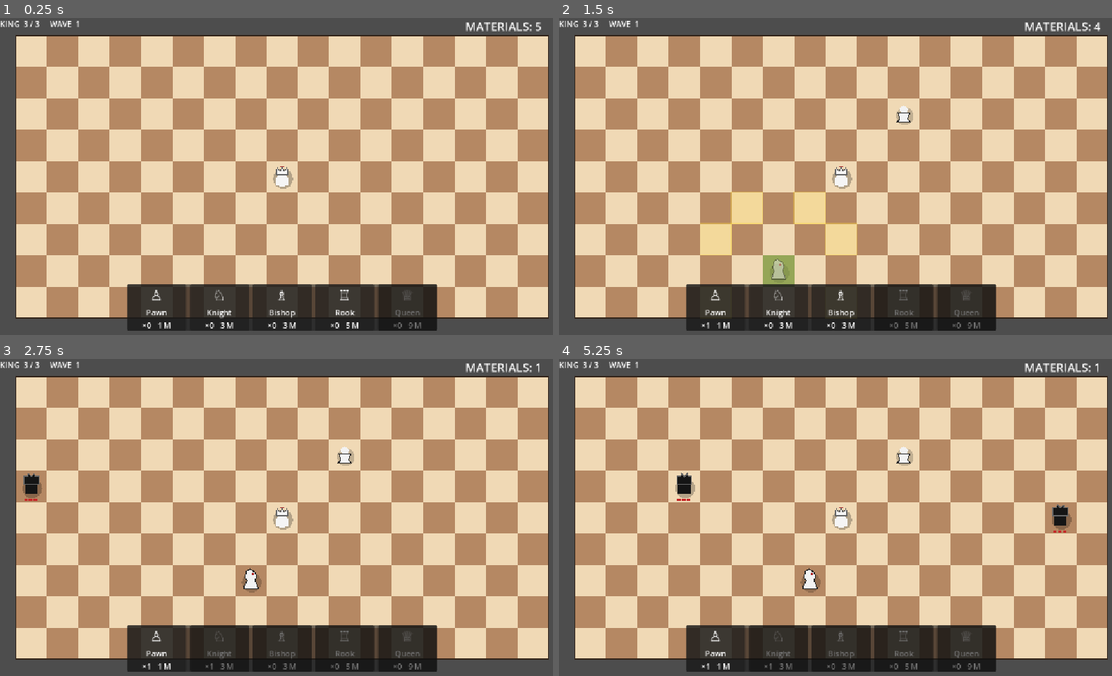
Above: before the commit, frames 1-4 (two rows, left to right).
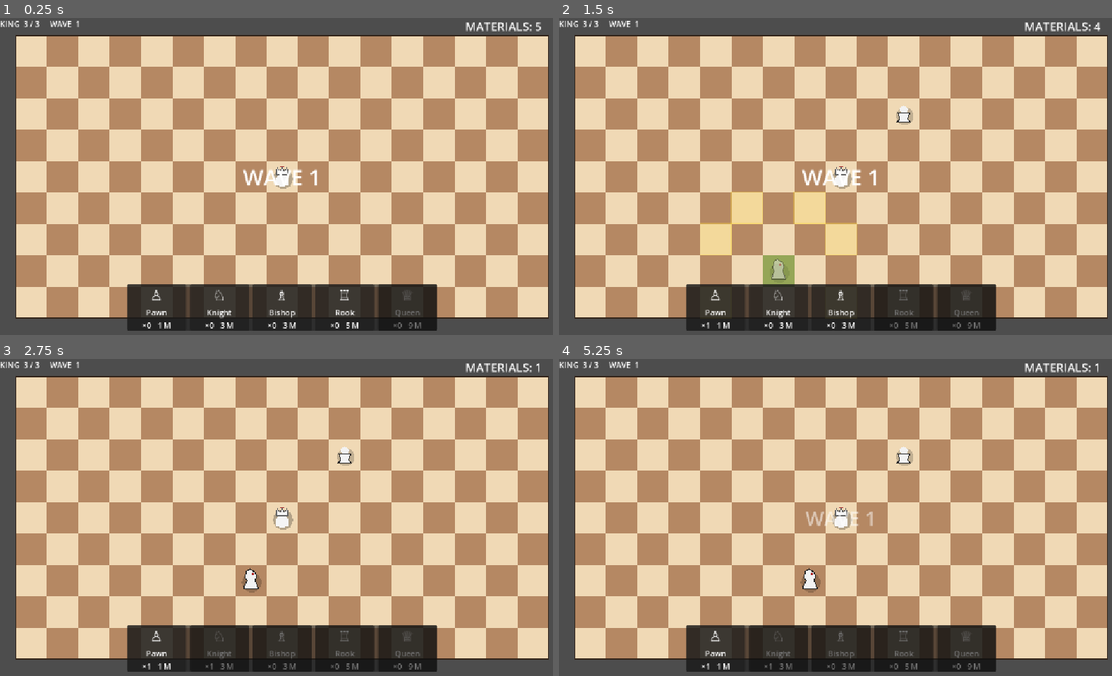
Above: after the commit, the same moments.

Repository: ellen-ying/chess_kingdom_defense
Game: Godot game, scene res://scenes/main.tscn
Two runs of this game, one before a commit and one after it. Both use one fixed random seed, a clock stepped at 60 frames per second and the inputs below.
Inputs (mouse positions are in pixels of both pictures, inside the frame that each line leads up to):
- Up to frame 1 (0.25 s): no input
- Up to frame 2 (1.5 s): tap Enter at 0.5 s; drag from (713, 306) to (896, 106) at 0.52 s; drag from (780, 306) to (813, 239) at 1.27 s
- Up to frame 3 (2.75 s): move the mouse to (282, 647) at 2.02 s; hold Q (queen) from 2.03 s (still down); click (282, 647) at 2.17 s; tap R (rook) at 2.3 s
- Up to frame 4 (5.25 s): release Q (queen) at 2.75 s; tap Space at 2.75, 5 s; drag from (901, 647) to (669, 469) at 2.77 s; tap Enter at 3.5 s; drag from (968, 647) to (868, 517) at 3.52 s; drag from (669, 469) to (758, 438) at 4.27 s; move the mouse to (868, 517) at 5.02 s; hold B (bishop) from 5.03 s (still down); tap C at 5.1 s; click (868, 517) at 5.17 s

The runs differ from the first frame. In frame 1, 0.3% of the frame differs, in the area x 43-58%, y 47-53%; in frame 2, 0.3%; in frame 3, 0.2%; in frame 4, 0.7%, in the area x 21-93%, y 35-55%.

Commit message:
Implement the wave system

Diff:
--- /dev/null
+++ b/resources/wave_1.tres
@@ -0,0 +1,8 @@
+[gd_resource type="Resource" script_class="WaveConfig" format=3 uid="uid://dmleyt60c60mm"]
+
+[ext_resource type="Script" uid="uid://djrrmuvj6ifoi" path="res://scripts/wave_config.gd" id="1_bkq04"]
+
+[resource]
+script = ExtResource("1_bkq04")
+spawn_interval = 5.0
+metadata/_custom_type_script = "uid://djrrmuvj6ifoi"
--- /dev/null
+++ b/resources/wave_2.tres
@@ -0,0 +1,9 @@
+[gd_resource type="Resource" script_class="WaveConfig" format=3 uid="uid://b3de2bxq4uoid"]
+
+[ext_resource type="Script" uid="uid://djrrmuvj6ifoi" path="res://scripts/wave_config.gd" id="1_d2gni"]
+
+[resource]
+script = ExtResource("1_d2gni")
+spawn_interval = 3.0
+shadow_knight = true
+metadata/_custom_type_script = "uid://djrrmuvj6ifoi"
--- /dev/null
+++ b/resources/wave_3.tres
@@ -0,0 +1,10 @@
+[gd_resource type="Resource" script_class="WaveConfig" format=3 uid="uid://duu16xkk3llb4"]
+
+[ext_resource type="Script" uid="uid://djrrmuvj6ifoi" path="res://scripts/wave_config.gd" id="1_f2cr2"]
+
+[resource]
+script = ExtResource("1_f2cr2")
+duration = 40.0
+shadow_knight = true
+shadow_bishop = true
+metadata/_custom_type_script = "uid://djrrmuvj6ifoi"
--- /dev/null
+++ b/resources/wave_4.tres
@@ -0,0 +1,11 @@
+[gd_resource type="Resource" script_class="WaveConfig" format=3 uid="uid://66u1b2tpl3c7"]
+
+[ext_resource type="Script" uid="uid://djrrmuvj6ifoi" path="res://scripts/wave_config.gd" id="1_vt6cp"]
+
+[resource]
+script = ExtResource("1_vt6cp")
+duration = 50.0
+shadow_knight = true
+shadow_bishop = true
+shadow_rook = true
+metadata/_custom_type_script = "uid://djrrmuvj6ifoi"
--- /dev/null
+++ b/resources/wave_5.tres
@@ -0,0 +1,13 @@
+[gd_resource type="Resource" script_class="WaveConfig" format=3 uid="uid://d0ey0vwpkfdd6"]
+
+[ext_resource type="Script" uid="uid://djrrmuvj6ifoi" path="res://scripts/wave_config.gd" id="1_d4apa"]
+
+[resource]
+script = ExtResource("1_d4apa")
+duration = 60.0
+spawn_interval = 1.0
+shadow_knight = true
+shadow_bishop = true
+shadow_rook = true
+shadow_queen = true
+metadata/_custom_type_script = "uid://djrrmuvj6ifoi"
--- a/scenes/main.tscn
+++ b/scenes/main.tscn
@@ -6,8 +6,15 @@
 [ext_resource type="Script" uid="uid://dwe255c2k4w0s" path="res://scripts/piece_manager.gd" id="3_sugp2"]
 [ext_resource type="PackedScene" uid="uid://dg5axfkcycn7h" path="res://scenes/king.tscn" id="3_tipki"]
 [ext_resource type="PackedScene" uid="uid://dq3poopyh4me1" path="res://scenes/projectile.tscn" id="6_ya4ey"]
+[ext_resource type="Script" uid="uid://m5gefsfrc26d" path="res://scripts/wave_manager.gd" id="7_85g3d"]
 [ext_resource type="Script" uid="uid://bkg874dujg7s1" path="res://scripts/placement_controller.gd" id="7_o6xl0"]
+[ext_resource type="Script" uid="uid://djrrmuvj6ifoi" path="res://scripts/wave_config.gd" id="8_jkv2x"]
 [ext_resource type="PackedScene" uid="uid://c122gebecncm8" path="res://scenes/shop_ui.tscn" id="8_tipki"]
+[ext_resource type="Resource" uid="uid://dmleyt60c60mm" path="res://resources/wave_1.tres" id="9_jbj1t"]
+[ext_resource type="Resource" uid="uid://b3de2bxq4uoid" path="res://resources/wave_2.tres" id="10_muem4"]
+[ext_resource type="Resource" uid="uid://duu16xkk3llb4" path="res://resources/wave_3.tres" id="11_dp3eg"]
+[ext_resource type="Resource" uid="uid://66u1b2tpl3c7" path="res://resources/wave_4.tres" id="12_0ld40"]
+[ext_resource type="Resource" uid="uid://d0ey0vwpkfdd6" path="res://resources/wave_5.tres" id="13_gqmmt"]
 
 [node name="Main" type="Node2D" unique_id=1813833294]
 script = ExtResource("1_jyhfs")
@@ -34,6 +41,10 @@
 
 [node name="SpawnTimer" type="Timer" parent="EnemyManager" unique_id=396514157]
 wait_time = 2.0
+
+[node name="WaveManager" type="Node2D" parent="." unique_id=1919378932]
+script = ExtResource("7_85g3d")
+waves = Array[ExtResource("8_jkv2x")]([ExtResource("9_jbj1t"), ExtResource("10_muem4"), ExtResource("11_dp3eg"), ExtResource("12_0ld40"), ExtResource("13_gqmmt")])
 
 [node name="PlacementController" type="Node2D" parent="." unique_id=1792770738]
 script = ExtResource("7_o6xl0")
@@ -90,4 +101,24 @@
 grow_vertical = 2
 mouse_filter = 2
 
+[node name="WaveBanner" type="Label" parent="UILayer" unique_id=117336829]
+visible = false
+layout_mode = 1
+anchors_preset = 8
+anchor_left = 0.5
+anchor_top = 0.5
+anchor_right = 0.5
+anchor_bottom = 0.5
+offset_left = 476.0
+offset_top = 274.0
+offset_right = 636.0
+offset_bottom = 335.0
+grow_horizontal = 2
+grow_vertical = 2
+pivot_offset = Vector2(80, 30)
+theme_override_font_sizes/font_size = 44
+text = "WAVE 1"
+horizontal_alignment = 1
+vertical_alignment = 1
+
 [connection signal="timeout" from="EnemyManager/SpawnTimer" to="EnemyManager" method="_on_spawn_timer_timeout"]
--- a/scripts/enemy_manager.gd
+++ b/scripts/enemy_manager.gd
@@ -1,11 +1,13 @@
 extends Node2D
 
-const SHADOW_PAWN_SCENE := preload("res://scenes/shadow_pawn.tscn")
-const SHADOW_KNIGHT_SCENE := preload("res://scenes/shadow_knight.tscn")
-const SHADOW_BISHOP_SCENE := preload("res://scenes/shadow_bishop.tscn")
-const SHADOW_ROOK_SCENE := preload("res://scenes/shadow_rook.tscn")
-const SHADOW_QUEEN_SCENE := preload("res://scenes/shadow_queen.tscn")
-const SHADOW_KING_SCENE := preload("res://scenes/shadow_king.tscn")
+const ENEMY_SCENES: Dictionary = {
+	"Pawn": preload("res://scenes/shadow_pawn.tscn"),
+	"Knight": preload("res://scenes/shadow_knight.tscn"),
+	"Bishop": preload("res://scenes/shadow_bishop.tscn"),
+	"Rook": preload("res://scenes/shadow_rook.tscn"),
+	"Queen": preload("res://scenes/shadow_queen.tscn"),
+	"King": preload("res://scenes/shadow_king.tscn")
+}
 
 @onready var spawn_timer: Timer = $SpawnTimer
 
@@ -37,72 +39,24 @@
 		spawn_timer.start()
 
 
-func _on_spawn_timer_timeout() -> void:
-	if game == null or game.game_over:
-		return
+func spawn_enemy(type: String, game: Node) -> BaseEnemy:
+	if not ENEMY_SCENES.has(type):
+		return null
 
-	spawn_enemy()
+	var enemy: BaseEnemy = ENEMY_SCENES[type].instantiate()
 
+	game.enemies.add_child(enemy)
 
-func spawn_enemy() -> void:
-	var enemy_type = choose_enemy_type()
+	var spawn_cell = game.board.get_random_edge_cell()
 
-	if enemy_type == "None":
-		return
+	if type == "Bishop":
+		spawn_cell = (
+			game.board
+			.get_random_edge_cell_same_color(
+				game.king.current_cell
+			)
+		)
 
-	var spawn_cell : Vector2i
-	spawn_cell = board.get_random_edge_cell()
-
-	var enemy: BaseEnemy
-
-	match enemy_type:
-		"Pawn":
-			enemy = SHADOW_PAWN_SCENE.instantiate()
-			pawn_spawn_count += 1
-		"Knight":
-			enemy = SHADOW_KNIGHT_SCENE.instantiate()
-			knight_spawn_count += 1
-		"Bishop":
-			enemy = SHADOW_BISHOP_SCENE.instantiate()
-			bishop_spawn_count += 1
-			spawn_cell = board.get_random_edge_cell_same_color(game.king.current_cell)
-		"Rook":
-			enemy = SHADOW_ROOK_SCENE.instantiate()
-			rook_spawn_count += 1
-		"Queen":
-			enemy = SHADOW_QUEEN_SCENE.instantiate()
-			queen_spawn_count += 1
-		"King":
-			enemy = SHADOW_KING_SCENE.instantiate()
-			king_spawn_count += 1
-		_:
-			return
-
-	enemies_parent.add_child(enemy)
 	enemy.setup(game, spawn_cell)
 
-	spawned_count += 1
-
-	# Ten enemies per wave.
-	wave = int((spawned_count - 1) / 10) + 1
-
-	game.update_hud()
-
-func choose_enemy_type() -> String:
-	match game.test_enemy_mode:
-		"Pawn":
-			return "Pawn"
-		"Knight":
-			return "Knight"
-		"Bishop":
-			return "Bishop"
-		"Rook":
-			return "Rook"
-		"Queen":
-			return "Queen"
-		"King":
-			return "King"
-		"None":
-			return "None"
-
-	return "None"
+	return enemy
--- a/scripts/main.gd
+++ b/scripts/main.gd
@@ -20,6 +20,8 @@
 var lives := 3
 var game_over := false
 
+signal enemy_changed
+
 @onready var board = $Board
 @onready var king = $King
 
@@ -28,6 +30,7 @@
 
 @onready var piece_manager = $PieceManager
 @onready var enemy_manager = $EnemyManager
+@onready var wave_manager = $WaveManager
 @onready var piece_parent = $Pieces
 @onready var placement_controller = $PlacementController
 
@@ -36,6 +39,7 @@
 @onready var status_label: Label = $UILayer/StatusLabel
 @onready var currency_label: Label = $UILayer/CurrencyLabel
 @onready var game_over_label: Label = $UILayer/GameOverLabel
+@onready var wave_banner: Label = $UILayer/WaveBanner
 
 
 func _ready() -> void:
@@ -47,6 +51,7 @@
 	enemy_manager.setup(self, enemies, board)
 	placement_controller.setup(self, board, piece_parent)
 	shop_ui.setup(placement_controller)
+	wave_manager.setup(self, board, wave_banner)
 
 	CurrencyManager.currency_changed.connect(_on_currency_changed)
 
@@ -60,7 +65,7 @@
 func update_hud() -> void:
 	status_label.text = (
         "KING  %d / 3     WAVE  %d"
-		% [lives, enemy_manager.wave]
+		% [lives, wave_manager.current_wave_index + 1]
 	)
 
 
@@ -104,7 +109,11 @@
 
 func enemy_destroyed(enemy: Node) -> void:
 	if is_instance_valid(enemy):
+		if enemy.get_parent():
+			enemy.get_parent().remove_child(enemy)
 		enemy.queue_free()
+
+	enemy_changed.emit()
 
 
 func enemy_reached_king(enemy: Node) -> void:
@@ -114,8 +123,11 @@
 	lives -= 1
 
 	if is_instance_valid(enemy):
+		if enemy.get_parent():
+			enemy.get_parent().remove_child(enemy)
 		enemy.queue_free()
 
+	enemy_changed.emit()
 	update_hud()
 
 	if lives <= 0:
@@ -127,9 +139,6 @@
 
 	game_over_label.visible = true
 
-	# Stop spawning new enemies.
-	enemy_manager.spawn_timer.stop()
-
 	update_hud()
 
 func _on_currency_changed(new_amount: int) -> void:
@@ -137,3 +146,6 @@
 		"MATERIALS: %d"
 		% new_amount
 	)
+
+#func _notify_wave_enemy_change() -> void:
+	#wave_manager.notify_enemy_count_changed()
--- /dev/null
+++ b/scripts/wave_config.gd
@@ -0,0 +1,57 @@
+class_name WaveConfig
+extends Resource
+
+@export_category("Wave")
+
+@export var duration: float = 30.0
+@export var spawn_interval: float = 2.0
+
+
+@export_category("Available Enemies")
+
+@export var shadow_pawn: bool = true
+@export var shadow_knight: bool = false
+@export var shadow_bishop: bool = false
+@export var shadow_rook: bool = false
+@export var shadow_queen: bool = false
+@export var shadow_king: bool = false
+
+
+func configure_wave(
+	enabled_enemy_types: Array[String],
+	wave_duration: float,
+	universal_spawn_interval: float
+) -> void:
+	duration = wave_duration
+	spawn_interval = universal_spawn_interval
+
+	shadow_pawn = "Pawn" in enabled_enemy_types
+	shadow_knight = "Knight" in enabled_enemy_types
+	shadow_bishop = "Bishop" in enabled_enemy_types
+	shadow_rook = "Rook" in enabled_enemy_types
+	shadow_queen = "Queen" in enabled_enemy_types
+	shadow_king = "King" in enabled_enemy_types
+
+
+func get_available_enemy_types() -> Array[String]:
+	var result: Array[String] = []
+
+	if shadow_pawn:
+		result.append("Pawn")
+
+	if shadow_knight:
+		result.append("Knight")
+
+	if shadow_bishop:
+		result.append("Bishop")
+
+	if shadow_rook:
+		result.append("Rook")
+
+	if shadow_queen:
+		result.append("Queen")
+
+	if shadow_king:
+		result.append("King")
+
+	return result
--- /dev/null
+++ b/scripts/wave_manager.gd
@@ -0,0 +1,250 @@
+class_name WaveManager
+extends Node
+
+signal wave_started(wave_number: int)
+signal wave_spawning_finished(wave_number: int)
+signal all_enemies_cleared(wave_number: int)
+
+@export_category("Wave Configuration")
+
+@export var waves: Array[WaveConfig] = []
+
+@export_category("Debug")
+
+@export var debug_mode: bool = true
+@export_range(1, 100, 1)
+var debug_start_wave: int = 1
+
+@export var start_automatically: bool = true
+
+var current_wave_index := -1
+var spawning := false
+var waiting_for_clear := false
+var game: Node
+var board: Node
+var wave_banner: Node
+
+var spawn_timer := 0.0
+var wave_timer := 0.0
+
+const ENEMY_SCENES: Dictionary = {
+	"Pawn": preload("res://scenes/shadow_pawn.tscn"),
+	"Knight": preload("res://scenes/shadow_knight.tscn"),
+	"Bishop": preload("res://scenes/shadow_bishop.tscn"),
+	"Rook": preload("res://scenes/shadow_rook.tscn"),
+	"Queen": preload("res://scenes/shadow_queen.tscn"),
+	"King": preload("res://scenes/shadow_king.tscn")
+}
+
+
+func setup(
+	game_reference: Node,
+	board_reference: Node,
+	wave_benner_reference: Node
+	) -> void:
+	if waves.is_empty():
+		push_error("WaveManager has no waves configured.")
+		return
+
+	game = game_reference
+	board = board_reference
+	wave_banner = wave_benner_reference
+	game.enemy_changed.connect(notify_enemy_count_changed)
+	var starting_wave := debug_start_wave
+
+	if starting_wave < 1:
+		starting_wave = 1
+
+	starting_wave = min(starting_wave, waves.size())
+
+	current_wave_index = starting_wave - 2
+
+	if start_automatically:
+		start_new_wave()
+
+func start_new_wave() -> void:
+	current_wave_index += 1
+
+	if (current_wave_index < 0
+		or current_wave_index >= waves.size()):
+		return
+
+	spawning = true
+	waiting_for_clear = false
+
+	spawn_timer = 0.0
+	wave_timer = 0.0
+
+	#wave_started.emit(current_wave_index + 1)
+	show_wave_banner(current_wave_index + 1)
+
+func _process(delta: float) -> void:
+	if game.game_over:
+		return
+
+	if not spawning:
+		return
+
+	var wave := get_current_wave()
+
+	if wave == null:
+		return
+
+	wave_timer += delta
+	spawn_timer += delta
+
+	if spawn_timer >= wave.spawn_interval:
+		spawn_timer -= wave.spawn_interval
+		spawn_random_enemy()
+
+	if wave_timer >= wave.duration:
+		spawning = false
+		waiting_for_clear = true
+
+		#wave_spawning_finished.emit(current_wave_index + 1)
+
+func get_current_wave() -> WaveConfig:
+	if current_wave_index >= waves.size():
+		return null
+
+	return waves[current_wave_index]
+
+
+func spawn_random_enemy() -> void:
+	var wave := get_current_wave()
+
+	if wave == null:
+		return
+
+	var available = wave.get_available_enemy_types()
+
+	if available.is_empty():
+		return
+
+	var type: String = available.pick_random()
+	var scene: PackedScene = ENEMY_SCENES[type]
+	var enemy: BaseEnemy = scene.instantiate()
+
+	game.enemies.add_child(enemy)
+
+	var spawn_cell := get_spawn_cell(type)
+
+	enemy.setup(game, spawn_cell)
+
+func get_spawn_cell(enemy_type: String) -> Vector2i:
+
+	if enemy_type == "Bishop":
+		return board.get_random_edge_cell_same_color(
+			game.king.current_cell
+		)
+
+	return board.get_random_edge_cell()
+
+func notify_enemy_count_changed() -> void:
+	if not waiting_for_clear:
+		return
+
+	if game.enemies.get_child_count() > 0:
+		return
+
+	waiting_for_clear = false
+	#all_enemies_cleared.emit(current_wave_index + 1)
+	start_new_wave()
+
+
+func show_wave_banner(wave_number: int) -> void:
+	wave_banner.text = (
+		"WAVE %d"
+		% wave_number
+	)
+
+	wave_banner.visible = true
+	wave_banner.modulate.a = 0.0
+	wave_banner.scale = Vector2(0.8, 0.8)
+
+	var tween := create_tween()
+
+	tween.set_parallel(true)
+
+	tween.tween_property(
+		wave_banner,
+		"modulate:a",
+		1.0,
+		0.25
+	)
+
+	tween.tween_property(
+		wave_banner,
+		"scale",
+		Vector2.ONE,
+		0.25
+	)
+
+	tween.set_parallel(false)
+
+	tween.tween_interval(1.5)
+
+	tween.tween_property(
+		wave_banner,
+		"modulate:a",
+		0.0,
+		0.35
+	)
+
+	tween.tween_callback(
+		func():
+			wave_banner.visible = false
+			#start_new_wave()
+	)
+
+func _unhandled_input(event: InputEvent) -> void:
+	if not debug_mode:
+		return
+
+	if not event is InputEventKey:
+		return
+
+	if not event.pressed or event.echo:
+		return
+
+	match event.keycode:
+		KEY_Z:
+			debug_previous_wave()
+
+		KEY_X:
+			debug_next_wave()
+
+		KEY_C:
+			debug_restart_wave()
+
+func debug_previous_wave() -> void:
+	if current_wave_index <= 0:
+		return
+
+	current_wave_index -= 1
+	clear_current_enemies()
+	show_debug_wave()
+
+
+func debug_next_wave() -> void:
+	if current_wave_index >= waves.size() - 1:
+		return
+
+	current_wave_index += 1
+	clear_current_enemies()
+	show_debug_wave()
+
+
+func debug_restart_wave() -> void:
+	clear_current_enemies()
+	show_debug_wave()
+
+func show_debug_wave() -> void:
+	spawning = false
+	waiting_for_clear = false
+
+	show_wave_banner(current_wave_index + 1)
+
+func clear_current_enemies() -> void:
+	for enemy in game.enemies.get_children():
+		enemy.queue_free()
Not shown, added: scripts/wave_config.gd.uid
Not shown, added: scripts/wave_manager.gd.uid
Not shown, changed: .DS_Store
